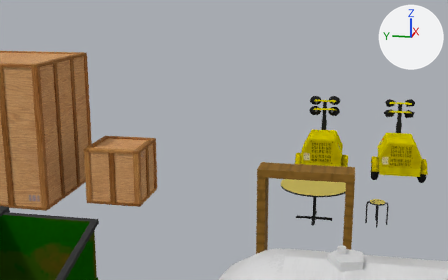
One commit to the Blender file Assets/World/C10L1/raw/C10L1_Props.blend: the scene before it, then after it.
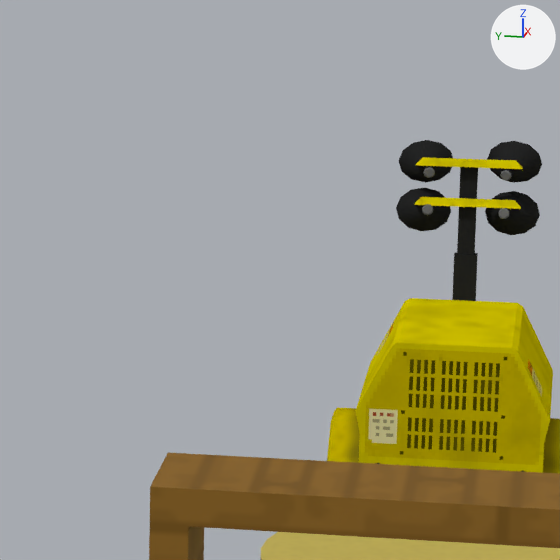
Each version is shown from a camera (50 mm lens) standing at (-14.52, -0.88, 7.44) and looking at (10.45, 4.12, 1.19), then close up on the part from 50% to 77% of the width and 24% to 66% of the height. The axes (+X, +Y, +Z) are drawn at upper right. The lights are the same throughout.

In view in the first close-up: 'CargoBay_LightTower', 'Liminal_Doorway', 'Liminal_Table_Head'.
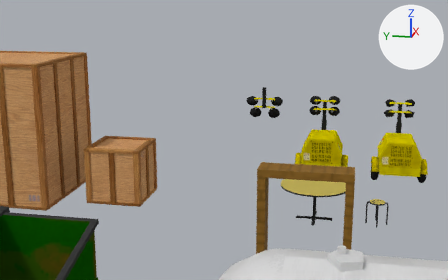
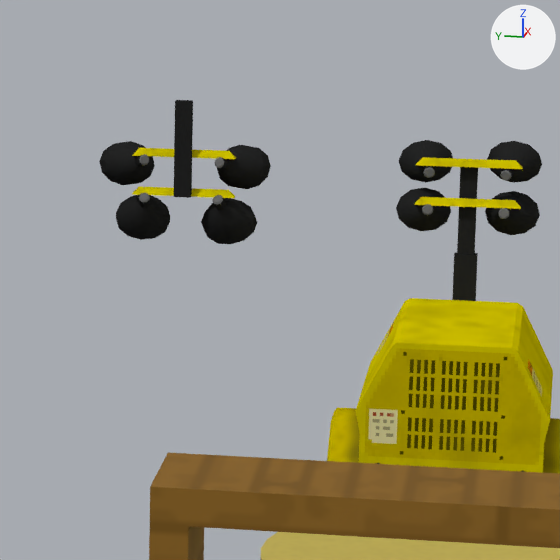
Boxes (x1, y1, x2, y2) around the edits, measured in the close-ups (560 x 560 px):
```json
{"object": "CargoBay_SpotLights", "change": "added", "after": [99, 100, 271, 244], "on screen": "black"}
```

Edits to the scene script, one JSON object a line:
```json
{"op": "add", "block": "me_cube_015", "code": ["me_cube_015 = bpy.data.meshes.new('Cube.015')", "me_cube_015.from_pydata(...)  # 414 vertices, 410 faces; spans x -0.02..0.56, y -0.75..0.79, z -1.32..0.0", "me_cube_015.polygons.foreach_set('use_smooth', [True] * 410)", "# faces by material slot: [362, 48]", "me_cube_015.materials.append(mat_uv_lighttower)  # picture img_uv_cargobay_lighttower_png", "me_cube_015.materials.append(mat_uv_lighttower_glowy)  # picture img_uv_cargobay_lighttower_png"]}
{"op": "add", "block": "ob_cargobay_spotlights", "code": ["ob_cargobay_spotlights = bpy.data.objects.new('CargoBay_SpotLights', me_cube_015)", "ob_cargobay_spotlights.location = (10.887, 2.5, 3.4)"]}
```
